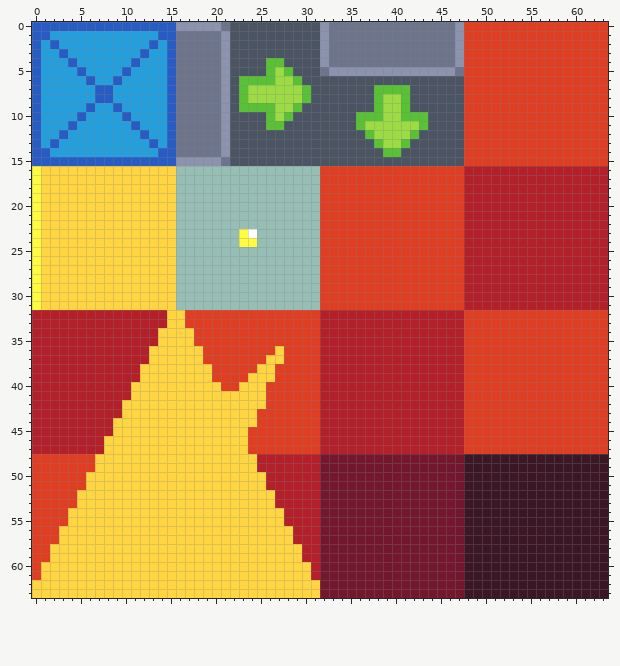
File history of a pixel-art sprite, assets/aseprite/test-tilemap.png. That is the earlier state.
The file is 64x64 pixels.
New version:
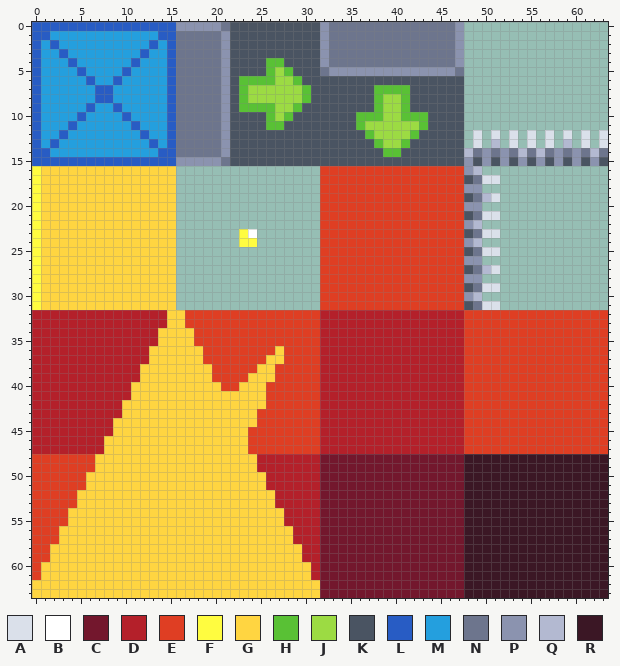
Palette (. is transparent): A #dae0ea  B #ffffff  C #73172d  D #b4202a  E #df3e23  F #fffc40  G #ffd541  H #59c135  J #9cdb43  K #4a5462  L #285cc4  M #249fde  N #6d758d  P #8b93af  Q #b3b9d1  R #3b1725
The exact change:
Changed rows in their new state; - is an unchanged pixel.
first column x 48:
 0 ................
 1 ................
 2 ................
 3 ................
 4 ................
 5 ................
 6 ................
 7 ................
 8 ................
 9 ................
10 ................
11 ................
12 .A.A.A.A.A.A.A.A
13 .A.Q.A.A.A.Q.A.A
14 QNPNPNQNQNPNPNQN
15 PKPKPKPKPKPKPKPK
16 PQ..............
17 KNAA............
18 PP..............
19 KNQA............
20 PP..............
21 KNAA............
22 PQ..............
23 KNAA............
24 PQ..............
25 KNAA............
26 PP..............
27 KNQA............
28 PP..............
29 KNAA............
30 PQ..............
31 KNAA............
Boxes around the changes in both pictures, in picture pixels (x1, y1, x2, y2):
changed: (464, 22, 608, 310)
